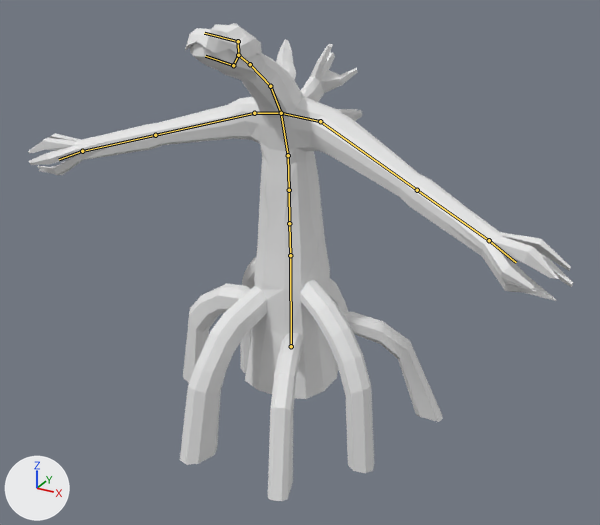
One commit to the Blender file salemstalker/Assets/3D/charatermodel/coiledmutant.blend: the scene before it, then after it.
The view is the same before and after, from a camera (50 mm lens) standing at (12.67, -22.38, 15.16) and looking at (0.84, -0.87, 4.4). The axes (+X, +Y, +Z) are drawn at lower left. The lights are the same throughout. The picture after the commit comes second. The bones that change, and the others that lie on the model, are drawn over the model as lines.
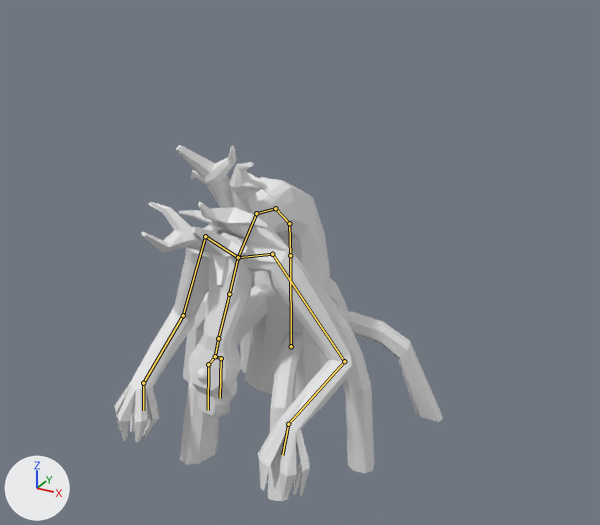
The newer file adds an action. The first version stands in its rest pose; the second is drawn at frame 30 of the action 'stunned_idle_p1'.

Changed parts and their boxes [x1, y1, x2, y2] in the pictures (600 x 525 px):
```json
{"object": "Cube.001", "change": "posed", "before": [28, 24, 573, 501], "after": [114, 145, 443, 501], "on screen": "40% narrower, 25% shorter"}
{"object": "Sphere", "change": "posed", "before": [230, 23, 239, 26], "after": [197, 368, 208, 381], "on screen": "mostly hidden before"}
{"bone": "Bone.004", "before": "(289, 223) to (289, 190)", "after": "(289, 223) to (275, 208)"}
{"bone": "Bone.002", "before": "(289, 190) to (288, 155)", "after": "(275, 208) to (256, 213)"}
{"bone": "Bone.003", "before": "(288, 155) to (281, 113)", "after": "(256, 213) to (238, 257)"}
{"bone": "Bone.005_l", "before": "(281, 113) to (320, 121)", "after": "(238, 257) to (272, 254)"}
{"bone": "Bone.009", "before": "(270, 86) to (250, 64)", "after": "(229, 294) to (218, 338)"}
{"bone": "Bone.010", "before": "(250, 64) to (238, 55)", "after": "(218, 338) to (215, 356)"}
{"bone": "Bone.011", "before": "(238, 55) to (238, 41)", "after": "(215, 356) to (208, 364)"}
{"bone": "Bone.013", "before": "(238, 55) to (233, 65)", "after": "(215, 356) to (221, 358)"}
{"bone": "Bone.014", "before": "(233, 65) to (205, 56)", "after": "(221, 358) to (220, 398)"}
{"bone": "Bone.005_r", "before": "(281, 113) to (254, 113)", "after": "(238, 257) to (205, 236)"}
{"bone": "Bone.007_l.001", "before": "(489, 240) to (516, 262)", "after": "(288, 424) to (282, 455)"}
{"bone": "Bone.007_r.001", "before": "(82, 151) to (59, 159)", "after": "(143, 383) to (143, 410)"}
```

Scene script edits in JSON lines:
```json
{"block": "bone_bone_004", "where": "bone_bone_004 = bpy.data.objects['Armature'].pose.bones['Bone.004']  # child of 'Bone.001'"}
{"op": "set", "path": "bone_bone_004.rotation_quaternion", "old": "(1.0, 0.0, 0.0, 0.0)", "new": "(0.923, 0.385, 0.011, 0.013)", "note": "degrees (0, 0, 0) -> degrees (45, 1, 2)"}
{"block": "bone_bone_002", "where": "bone_bone_002 = bpy.data.objects['Armature'].pose.bones['Bone.002']  # child of 'Bone.004'"}
{"op": "set", "path": "bone_bone_002.rotation_quaternion", "old": "(1.0, 0.0, 0.0, 0.0)", "new": "(0.958, 0.284, -0.006, 0.004)", "note": "degrees (0, 0, 0) -> degrees (33, -1, 0)"}
{"block": "bone_bone_003", "where": "bone_bone_003 = bpy.data.objects['Armature'].pose.bones['Bone.003']  # child of 'Bone.002'"}
{"op": "set", "path": "bone_bone_003.rotation_quaternion", "old": "(1.0, 0.0, 0.0, 0.0)", "new": "(0.939, 0.345, -0.003, 0.012)", "note": "degrees (0, 0, 0) -> degrees (40, -1, 1)"}
{"block": "bone_bone_005_l", "where": "bone_bone_005_l = bpy.data.objects['Armature'].pose.bones['Bone.005_l']  # child of 'Bone.003'"}
{"op": "set", "path": "bone_bone_005_l.rotation_quaternion", "old": "(1.0, 0.0, 0.0, 0.0)", "new": "(0.999, 0.031, 0.004, 0.009)", "note": "degrees (0, 0, 0) -> degrees (4, 0, 1)"}
{"block": "bone_bone_009", "where": "bone_bone_009 = bpy.data.objects['Armature'].pose.bones['Bone.009']  # child of 'Bone.008'"}
{"op": "set", "path": "bone_bone_009.rotation_quaternion", "old": "(1.0, 0.0, 0.0, 0.0)", "new": "(0.961, -0.231, -0.053, -0.015)", "note": "degrees (0, 0, 0) -> degrees (-27, -6, 0)"}
{"block": "bone_bone_010", "where": "bone_bone_010 = bpy.data.objects['Armature'].pose.bones['Bone.010']  # child of 'Bone.009'"}
{"op": "set", "path": "bone_bone_010.rotation_quaternion", "old": "(1.0, 0.0, 0.0, 0.0)", "new": "(0.956, 0.257, 0.038, 0.124)", "note": "degrees (0, 0, 0) -> degrees (30, 1, 15)"}
{"block": "bone_bone_011", "where": "bone_bone_011 = bpy.data.objects['Armature'].pose.bones['Bone.011']  # child of 'Bone.010'"}
{"op": "set", "path": "bone_bone_011.rotation_quaternion", "old": "(1.0, 0.0, 0.0, 0.0)", "new": "(0.978, -0.158, 0.084, -0.056)", "note": "degrees (0, 0, 0) -> degrees (-19, 9, -8)"}
{"block": "bone_bone_013", "where": "bone_bone_013 = bpy.data.objects['Armature'].pose.bones['Bone.013']  # child of 'Bone.010'"}
{"op": "set", "path": "bone_bone_013.rotation_quaternion", "old": "(1.0, 0.0, 0.0, 0.0)", "new": "(0.978, -0.158, -0.097, -0.03)", "note": "degrees (0, 0, 0) -> degrees (-18, -12, -2)"}
{"block": "bone_bone_014", "where": "bone_bone_014 = bpy.data.objects['Armature'].pose.bones['Bone.014']  # child of 'Bone.013'"}
{"op": "set", "path": "bone_bone_014.rotation_quaternion", "old": "(1.0, 0.0, 0.0, 0.0)", "new": "(0.999, 0.019, 0.0, 0.0)", "note": "degrees (0, 0, 0) -> degrees (2, 0, 0)"}
{"block": "bone_bone_005_r", "where": "bone_bone_005_r = bpy.data.objects['Armature'].pose.bones['Bone.005_r']  # child of 'Bone.003'"}
{"op": "set", "path": "bone_bone_005_r.rotation_quaternion", "old": "(1.0, 0.0, 0.0, 0.0)", "new": "(0.999, -0.03, 0.006, 0.009)", "note": "degrees (0, 0, 0) -> degrees (-3, 1, 1)"}
{"block": "bone_bone_007_l_001", "where": "bone_bone_007_l_001 = bpy.data.objects['Armature'].pose.bones['Bone.007_l.001']"}
{"op": "set", "path": "bone_bone_007_l_001.location", "old": "(0.0, 0.0, 0.0)", "new": "(4.43, -0.89, 6.06)"}
{"op": "set", "path": "bone_bone_007_l_001.rotation_quaternion", "old": "(1.0, 0.0, 0.0, 0.0)", "new": "(0.826, 0.29, -0.047, -0.482)", "note": "degrees (0, 0, 0) -> degrees (32, 12, -57)"}
{"block": "bone_bone_007_r_001", "where": "bone_bone_007_r_001 = bpy.data.objects['Armature'].pose.bones['Bone.007_r.001']"}
{"op": "set", "path": "bone_bone_007_r_001.location", "old": "(0.0, 0.0, 0.0)", "new": "(-5.16, -0.93, 6.4)"}
{"op": "set", "path": "bone_bone_007_r_001.rotation_quaternion", "old": "(1.0, 0.0, 0.0, 0.0)", "new": "(0.811, 0.339, -0.196, 0.434)", "note": "degrees (0, 0, 0) -> degrees (29, -38, 46)"}
```
